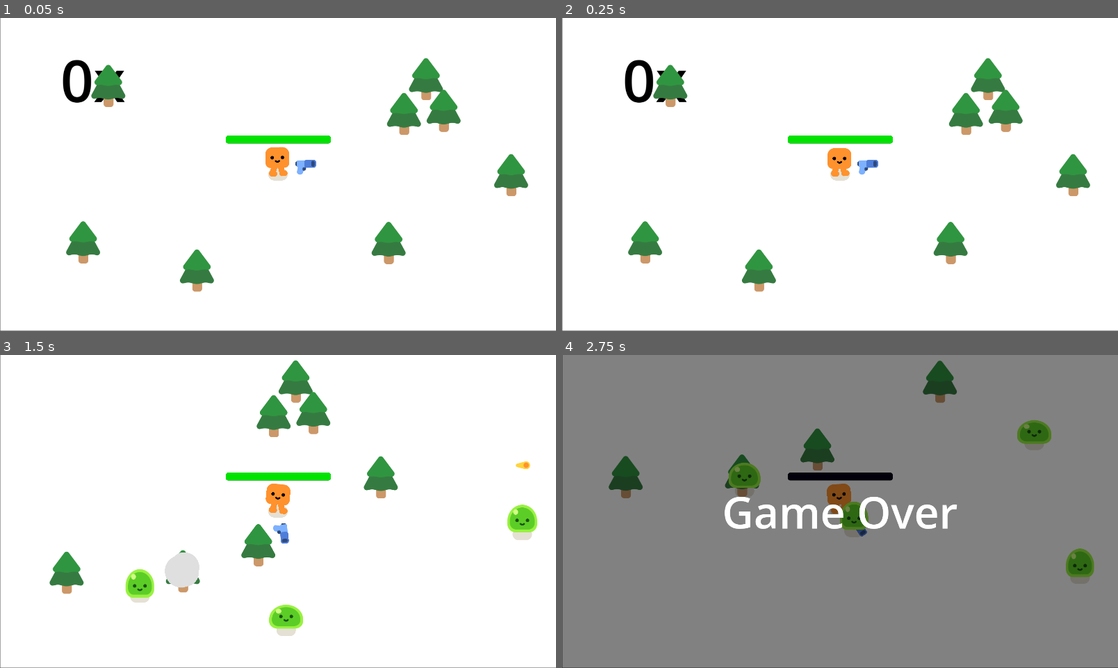
Above: before the commit, frames 1-4 (two rows, left to right).
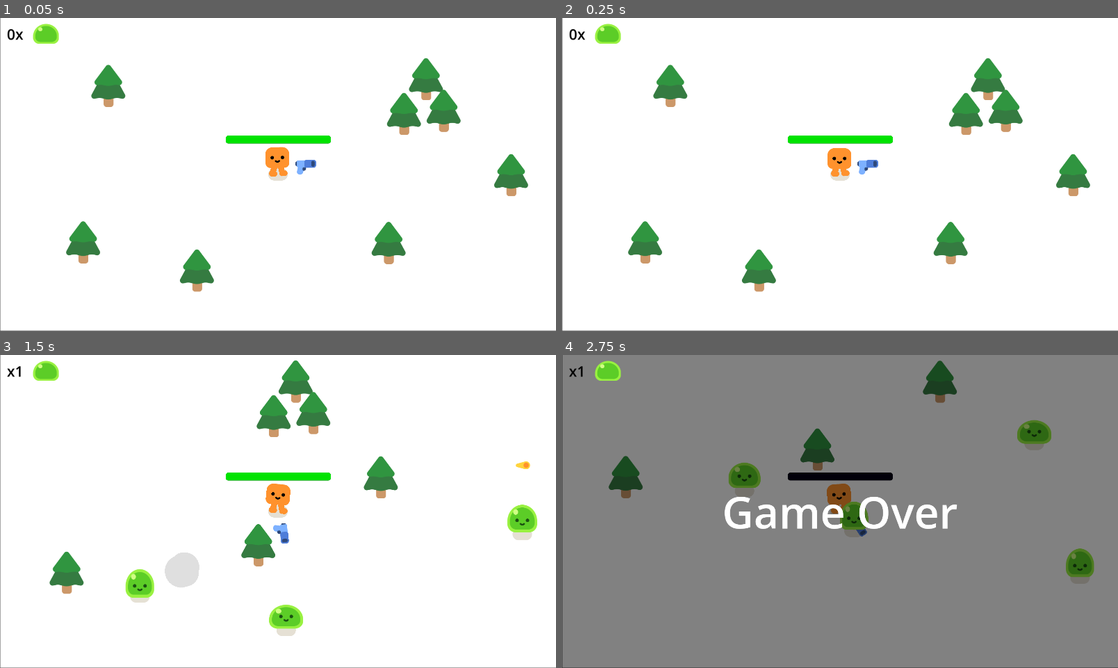
Above: after the commit, the same moments.

Repository: keliang5/FInal-Project
Game: Godot game, scene res://survivors_games.tscn
Two runs of this game, one before a commit and one after it. Both use one fixed random seed, a clock stepped at 60 frames per second and the inputs below.
Inputs (mouse positions are in pixels of both pictures, inside the frame that each line leads up to):
- Up to frame 1 (0.05 s): no input
- Up to frame 2 (0.25 s): no input
- Up to frame 3 (1.5 s): move the mouse to (400, 495) at 0.52 s; hold D (move_right) 0.53-1.28 s; move the mouse to (166, 527) at 1.27 s; hold S (move_down) from 1.28 s (still down)
- Up to frame 4 (2.75 s): move the mouse to (745, 483) at 2.02 s; release S (move_down) at 2.03 s; hold D (move_right) from 2.03 s (still down)

The runs differ from the first frame. In frame 1, 0.8% of the frame differs, in the area x 1-23%, y 1-28%; in frame 2, 0.8%; in frame 3, 0.4%; in frame 4, 0.4%.

Commit message:
Changed counter location and everything works

Diff:
--- a/Counter.gd
+++ b/Counter.gd
@@ -1,7 +1,7 @@
 extends Control
 
 var score = 0
-@onready var score_count = get_node("/root/Game/Counter/ScoreCount")
+@onready var score_count = get_node("/root/Game/CanvasLayer2/Counter/ScoreCount")
 
 func set_score(new_score: int) -> void:
 	score += 1
--- a/counter.tscn
+++ b/counter.tscn
@@ -1,6 +1,7 @@
-[gd_scene load_steps=2 format=3 uid="uid://bw1gdbw07j1iw"]
+[gd_scene load_steps=3 format=3 uid="uid://d3d0k61tif6vm"]
 
 [ext_resource type="Script" path="res://Counter.gd" id="1_quf6l"]
+[ext_resource type="Texture2D" uid="uid://dvgfmy6vtvjji" path="res://characters/slime/slime_body.png" id="2_fxjnn"]
 
 [node name="Counter" type="Control"]
 layout_mode = 3
@@ -12,9 +13,14 @@
 [node name="ScoreCount" type="Label" parent="."]
 modulate = Color(0, 0, 0, 1)
 layout_mode = 0
-offset_left = 195.0
-offset_top = 110.0
-offset_right = 272.0
-offset_bottom = 137.0
-theme_override_font_sizes/font_size = 200
+offset_left = 185.0
+offset_top = 108.0
+offset_right = 262.0
+offset_bottom = 177.0
+theme_override_font_sizes/font_size = 50
 text = "0x"
+
+[node name="Sprite2D" type="Sprite2D" parent="."]
+position = Vector2(320, 142)
+scale = Vector2(0.824074, 0.766667)
+texture = ExtResource("2_fxjnn")
--- /dev/null
+++ b/menu.tscn
@@ -0,0 +1,50 @@
+[gd_scene load_steps=2 format=3 uid="uid://cloccw2it38mf"]
+
+[ext_resource type="Script" path="res://Menu.gd" id="1_wte8s"]
+
+[node name="Menu" type="Control"]
+layout_mode = 3
+anchors_preset = 15
+anchor_right = 1.0
+anchor_bottom = 1.0
+grow_horizontal = 2
+grow_vertical = 2
+script = ExtResource("1_wte8s")
+
+[node name="MarginContainer" type="MarginContainer" parent="."]
+layout_mode = 1
+anchors_preset = 8
+anchor_left = 0.5
+anchor_top = 0.5
+anchor_right = 0.5
+anchor_bottom = 0.5
+offset_left = -35.0
+offset_top = -50.5
+offset_right = 35.0
+offset_bottom = 50.5
+grow_horizontal = 2
+grow_vertical = 2
+
+[node name="VBoxContainer" type="VBoxContainer" parent="MarginContainer"]
+layout_mode = 2
+size_flags_horizontal = 4
+
+[node name="Start" type="Button" parent="MarginContainer/VBoxContainer"]
+layout_mode = 2
+theme_override_font_sizes/font_size = 100
+text = "Start"
+
+[node name="Options" type="Button" parent="MarginContainer/VBoxContainer"]
+layout_mode = 2
+theme_override_font_sizes/font_size = 100
+text = "Options"
+
+[node name="Quit" type="Button" parent="MarginContainer/VBoxContainer"]
+layout_mode = 2
+theme_override_font_sizes/font_size = 100
+text = "Quit
+"
+
+[connection signal="pressed" from="MarginContainer/VBoxContainer/Start" to="." method="_on_start_pressed"]
+[connection signal="pressed" from="MarginContainer/VBoxContainer/Options" to="." method="_on_options_pressed"]
+[connection signal="pressed" from="MarginContainer/VBoxContainer/Quit" to="." method="_on_quit_pressed"]
--- a/mob.gd
+++ b/mob.gd
@@ -24,10 +24,10 @@
 		Counter.set_score(score + 1)
 		queue_free()
 
-		const coin_scene = preload("res://coin.tscn")
-		var coin = coin_scene.instantiate()
-		get_parent().add_child(coin)
-		coin.global_position = global_position
+		#const coin_scene = preload("res://coin.tscn")
+		#var coin = coin_scene.instantiate()
+		#get_parent().add_child(coin)
+		#coin.global_position = global_position
 
 		const SMOKE_SCENE = preload("res://smoke_explosion/smoke_explosion.tscn")
 		var smoke = SMOKE_SCENE.instantiate()
--- a/mob.tscn
+++ b/mob.tscn
@@ -1,7 +1,8 @@
-[gd_scene load_steps=4 format=3 uid="uid://bplt7reqws5x6"]
+[gd_scene load_steps=5 format=3 uid="uid://bplt7reqws5x6"]
 
 [ext_resource type="Script" path="res://mob.gd" id="1_ptgy1"]
 [ext_resource type="PackedScene" uid="uid://ogik4s70pgwl" path="res://characters/slime/slime.tscn" id="1_wawn0"]
+[ext_resource type="AudioStream" path="res://Slime Death.mp3" id="3_lyh1e"]
 
 [sub_resource type="CircleShape2D" id="CircleShape2D_o1opd"]
 radius = 50.2494
@@ -18,3 +19,8 @@
 [node name="CollisionShape2D" type="CollisionShape2D" parent="."]
 position = Vector2(-4, -32)
 shape = SubResource("CircleShape2D_o1opd")
+
+[node name="Mob_hurt" type="AudioStreamPlayer" parent="."]
+stream = ExtResource("3_lyh1e")
+volume_db = 4.469
+pitch_scale = 0.44
--- /dev/null
+++ b/options.tscn
@@ -0,0 +1,47 @@
+[gd_scene load_steps=2 format=3 uid="uid://m12g7anktodj"]
+
+[ext_resource type="Script" path="res://Options.gd" id="1_jnffu"]
+
+[node name="Options" type="Control"]
+layout_mode = 3
+anchors_preset = 15
+anchor_right = 1.0
+anchor_bottom = 1.0
+grow_horizontal = 2
+grow_vertical = 2
+script = ExtResource("1_jnffu")
+
+[node name="Label" type="Label" parent="."]
+layout_mode = 1
+anchors_preset = 8
+anchor_left = 0.5
+anchor_top = 0.5
+anchor_right = 0.5
+anchor_bottom = 0.5
+offset_left = -52.0
+offset_top = -121.5
+offset_right = 52.0
+offset_bottom = -98.5
+grow_horizontal = 2
+grow_vertical = 2
+theme_override_font_sizes/font_size = 200
+text = "Nothing Here"
+
+[node name="Back" type="Button" parent="."]
+layout_mode = 1
+anchors_preset = 8
+anchor_left = 0.5
+anchor_top = 0.5
+anchor_right = 0.5
+anchor_bottom = 0.5
+offset_left = -177.0
+offset_top = 61.5
+offset_right = 177.0
+offset_bottom = 274.5
+grow_horizontal = 2
+grow_vertical = 2
+theme_override_font_sizes/font_size = 150
+text = "Back
+"
+
+[connection signal="pressed" from="Back" to="." method="_on_back_pressed"]
--- a/survivors_games.tscn
+++ b/survivors_games.tscn
@@ -93,7 +93,13 @@
 theme_override_font_sizes/font_size = 150
 text = "Game Over"
 
-[node name="Counter" parent="." instance=ExtResource("4_6cvys")]
+[node name="CanvasLayer2" type="CanvasLayer" parent="."]
+
+[node name="Counter" parent="CanvasLayer2" instance=ExtResource("4_6cvys")]
+offset_left = -161.0
+offset_top = -87.0
+offset_right = -121.0
+offset_bottom = -47.0
 
 [connection signal="health_depleted" from="Player" to="." method="_on_player_health_depleted"]
 [connection signal="timeout" from="Timer" to="." method="_on_timer_timeout"]
Not shown: 1 places in survivors_games.tscn that only renumber resources
